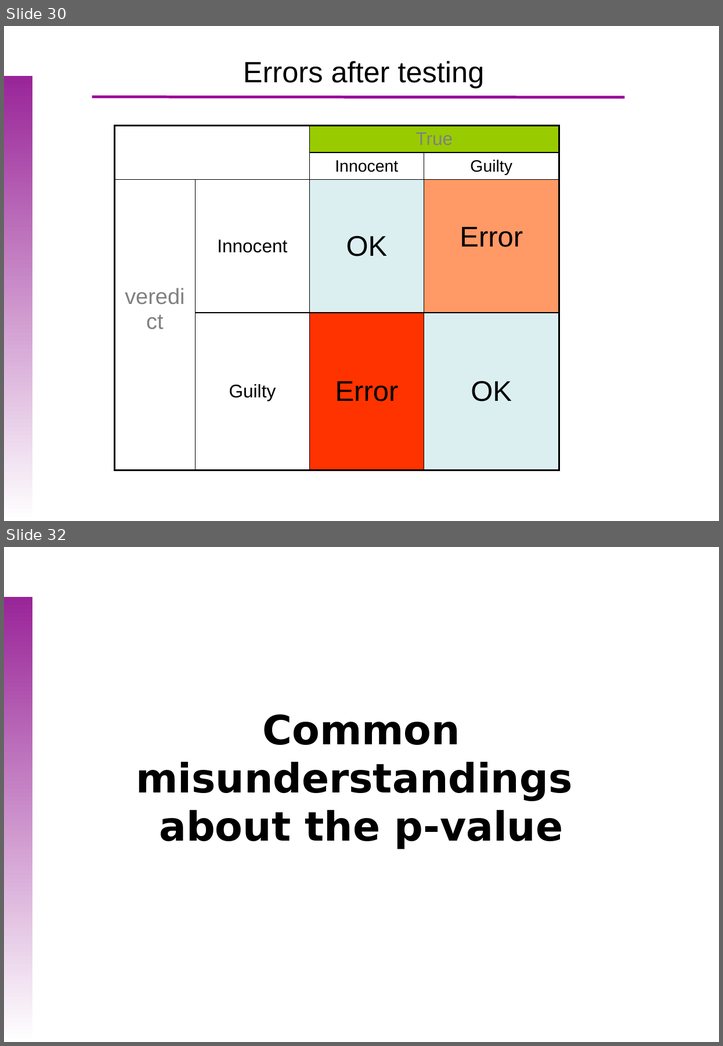
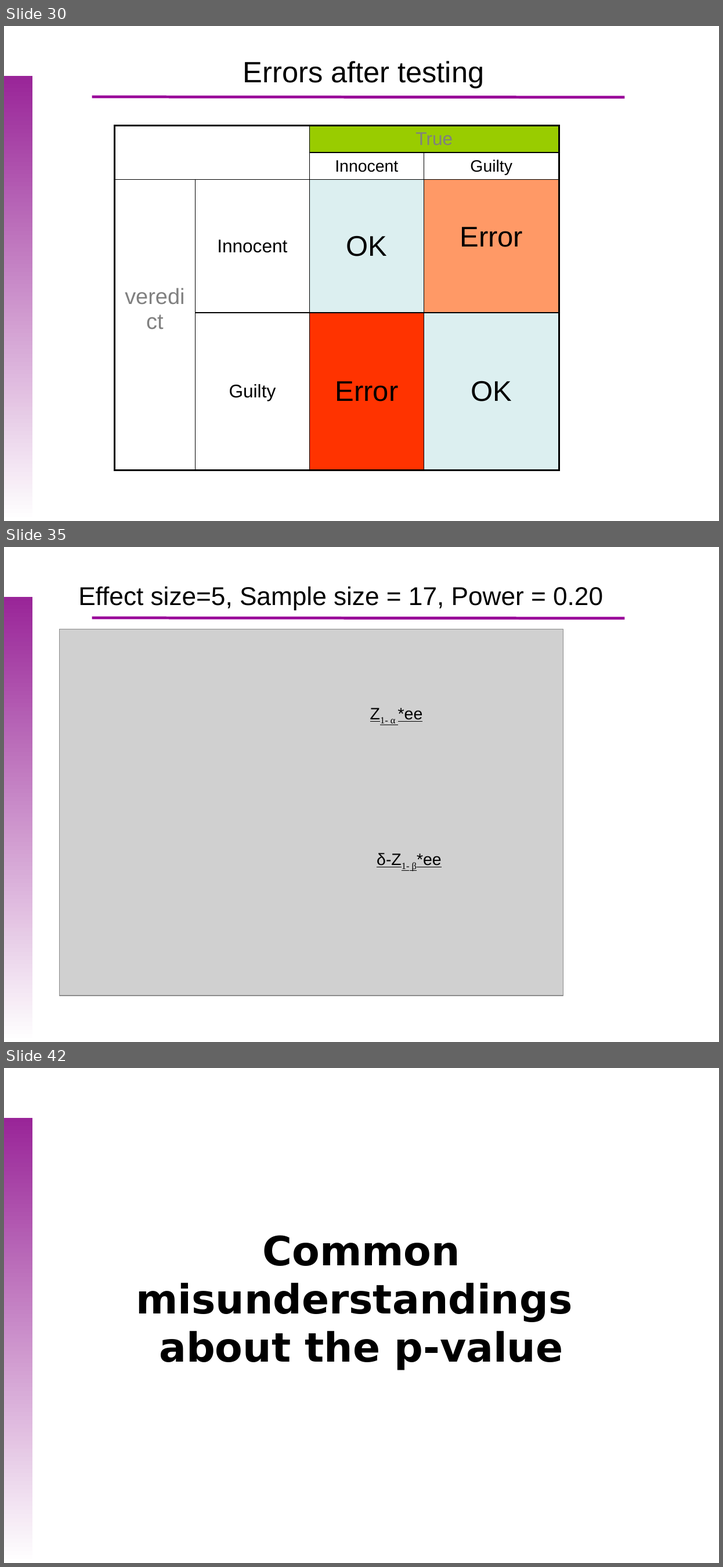
Before and after one commit to uebvhir/Course2020_Statistical-Analysis-with-R, a slide deck: Slides/StatisticsWithR-6-Principles_of_Hypothesis_Testing.pptx. Shown one above the other, each under a label of ours: slides 30 and 32 before the commit, slides 30, 35 and 42 after it; the slides between them are not shown. The pictures are 723x1046 and 723x1567 pixels, drawn with LibreOffice and Linux fonts; fonts in the diff are those of the drawing; grey boxes stand for pictures; background and template pictures are left out. Boxes give left, top, right and bottom in pixels: in the first picture for what was removed or moved away, otherwise in the second. Text is boxed around its words. In the diff, an @@ line names an element or a change of style, - is before the commit and + after.

```diff
--- a/Slides/StatisticsWithR-6-Principles_of_Hypothesis_Testing.pptx
+++ b/Slides/StatisticsWithR-6-Principles_of_Hypothesis_Testing.pptx
@@ slide 35 added at (x1=4, y1=547, x2=719, y2=1042), background picture (left out); not listed: 2 template elements that a slide beside it also shows @@
@@ text added at (x1=78, y1=586, x2=603, y2=610), 28 pt, text #000000 @@
+Effect size=5, Sample size = 17, Power = 0.20
@@ picture added at (x1=60, y1=629, x2=563, y2=996) @@
@@ text added at (x1=390, y1=708, x2=423, y2=725), 18 pt, text #000000, underline @@
+Z1- α *ee
@@ text added at (x1=376, y1=853, x2=441, y2=871), 18 pt, text #000000, underline @@
+δ-Z1- β*ee
@@ what was slide 32 is now slide 42 @@
```
Also in this commit, not shown: 1 slide changed, 9 other slides added, 6 other files.
